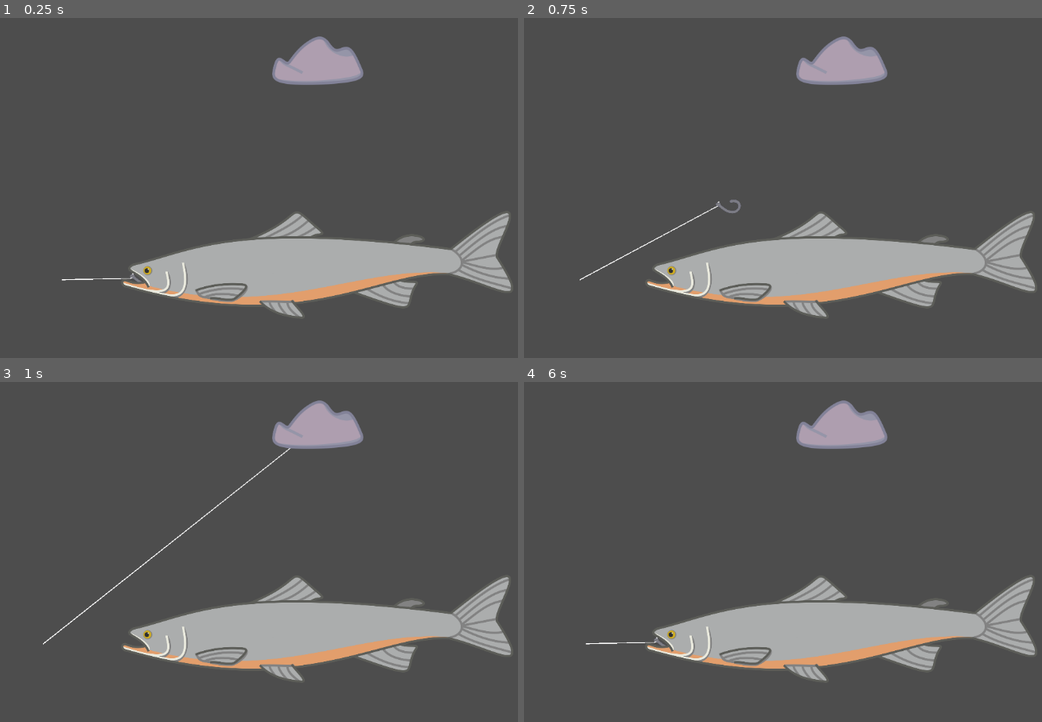
Above: before the commit, frames 1-4 (two rows, left to right).
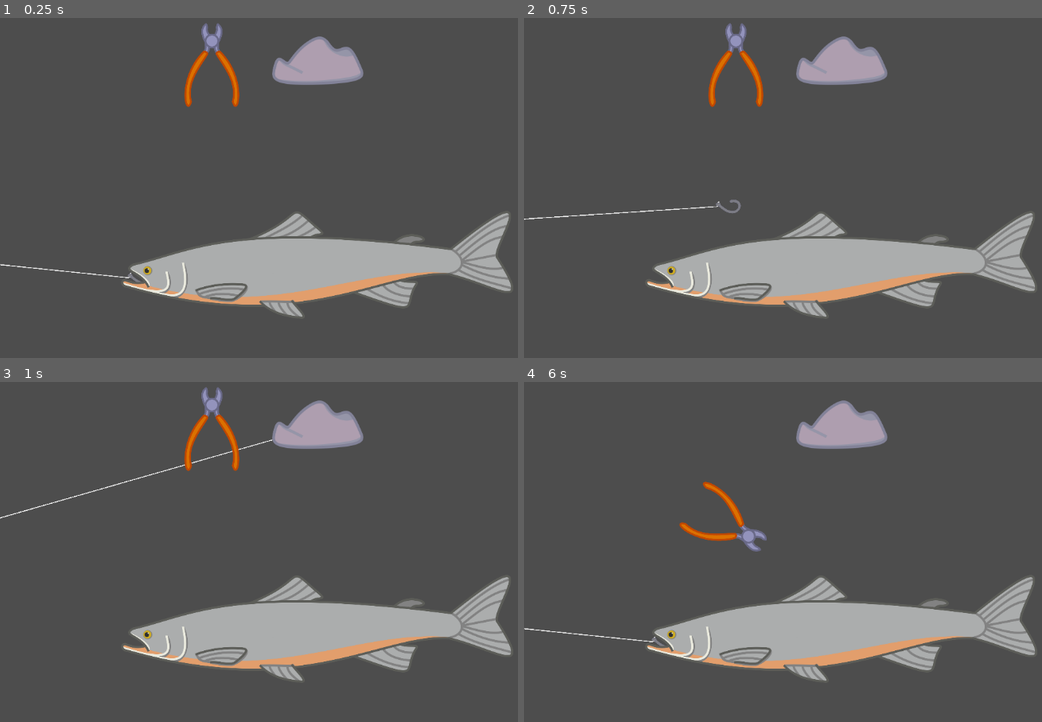
Above: after the commit, the same moments.

Repository: WyattMacKay/ethical-fishing
Game: Godot game, scene res://scenes/main/main.tscn
Same seed, same stepped clock (60 frames per second), same inputs: the game is played once before the commit and once after it.
Inputs (mouse positions are in pixels of both pictures, inside the frame that each line leads up to):
- Up to frame 1 (0.25 s): no input
- Up to frame 2 (0.75 s): tap Enter at 0.5 s; drag from (653, 276) to (839, 62) at 0.52 s
- Up to frame 3 (1 s): no input
- Up to frame 4 (6 s): drag from (839, 426) to (653, 640) at 1.27 s; move the mouse to (907, 467) at 2.02 s; press the mouse at (907, 467) at 2.03 s; right-click (907, 467) at 2.3 s; release the mouse at (907, 467) at 2.75 s; tap Space at 2.75, 4.25, 5.75 s; drag from (808, 616) to (684, 640) at 2.77 s; tap Enter at 3.5, 5 s; move the mouse to (1031, 599) at 3.52 s; press the mouse at (1031, 599) at 3.53 s; right-click (1031, 599) at 3.8 s; release the mouse at (1031, 599) at 4.25 s; drag from (653, 490) to (839, 426) at 4.27 s; move the mouse to (876, 545) at 5.02 s; press the mouse at (876, 545) at 5.03 s; right-click (876, 545) at 5.3 s; release the mouse at (876, 545) at 5.75 s; drag from (746, 456) to (653, 640) at 5.77 s

The runs differ from the first frame. In frame 1, 0.9% of the frame differs, in the area x 0-47%, y 1-78%; in frame 2, 1.0%; in frame 3, 1.2%, in the area x 0-57%, y 1-78%; in frame 4, 0.9%.

Commit message:
added tweezers and animation

Diff:
--- a/project.godot
+++ b/project.godot
@@ -30,6 +30,7 @@
 
 [layer_names]
 
+2d_render/layer_3="Hook"
 2d_physics/layer_2="Click"
 
 [physics]
--- a/scenes/hookline/Hookline.tscn
+++ b/scenes/hookline/Hookline.tscn
@@ -14,7 +14,7 @@
 [sub_resource type="CircleShape2D" id="CircleShape2D_rkfyu"]
 radius = 37.93
 
-[node name="Hookline" type="Node2D" unique_id=1092524975 node_paths=PackedStringArray("line")]
+[node name="hookline" type="Node2D" unique_id=1092524975 node_paths=PackedStringArray("line")]
 scale = Vector2(0.5, 0.5)
 script = ExtResource("1_vo6fg")
 line = NodePath("Line")
@@ -22,7 +22,7 @@
 [node name="Line" type="Line2D" parent="." unique_id=2003251680]
 position = Vector2(126.70056, 23)
 scale = Vector2(1.1016042, 1)
-points = PackedVector2Array(-805.8107, 18, -125.89323, 3, -110.46119, -7, -103.19905, -48, -112.27672, -42, -100.47575, -40)
+points = PackedVector2Array(-4091.0344, -443, -125.89323, 3, -110.46119, -7, -103.19905, -48, -112.27672, -42, -100.47575, -40)
 gradient = SubResource("Gradient_bcjdn")
 joint_mode = 2
 begin_cap_mode = 2
@@ -45,6 +45,8 @@
 
 [node name="Clickbox" type="Area2D" parent="." unique_id=269094191]
 position = Vector2(96.01605, 23)
+collision_layer = 4
+collision_mask = 4
 
 [node name="CollisionShape2D" type="CollisionShape2D" parent="Clickbox" unique_id=1991106633]
 position = Vector2(-96, -23)
--- a/scenes/items/draggable.gd
+++ b/scenes/items/draggable.gd
@@ -1,6 +1,8 @@
 @abstract
 class_name Draggable2D
 extends Node2D
+
+@export var pickup_rotation := 0.0
 
 var click_started_here: bool = false
 var start_pos: Vector2
@@ -15,6 +17,7 @@
 func let_go() -> void:
 	click_started_here = false
 	position = start_pos
+	rotation_degrees = 0
 	released.emit()
 
 func finished_use() -> void:
@@ -29,16 +32,16 @@
 
 func _physics_process(_delta) -> void:
 	if(click_started_here):
-		if(Input.is_action_just_released("mouse_click")):
+		if(Input.is_action_pressed("mouse_click")):
+			move_to_mouse()
+		elif(Input.is_action_just_released("mouse_click")):
 			let_go()
-
-		elif(Input.is_action_pressed("mouse_click")):
-			move_to_mouse()
 
 func _on_click_box_input_event(_viewport: Node, event: InputEvent, _shape_idx: int) -> void:
 	if(event is InputEventMouseButton):
 		if(Input.is_action_just_pressed("mouse_click")):
 			click_started_here = true
+			rotation_degrees = pickup_rotation
 			picked_up.emit()
 		elif(Input.is_action_just_pressed("use_item") and click_started_here):
 			use()
--- a/scenes/items/rock/rock.gd
+++ b/scenes/items/rock/rock.gd
@@ -8,6 +8,8 @@
 @export var shadow : Sprite2D
 @export var mover : Node2D
 @export var hitbox : CollisionShape2D
+
+var queue_release := false
 
 func _ready() -> void:
 	super._ready()
@@ -20,6 +22,7 @@
 	if(!ready_to_use):
 		return
 	ready_to_use = false
+	queue_release = false
 	var target_pos := shadow.position
 	var target_color := shadow.self_modulate
 	target_color.a = 1
@@ -39,9 +42,16 @@
 	tween.tween_property(shadow, "self_modulate", Color(0, 0, 0, shadow_opacity), use_speed)
 	tween.finished.connect(finished_use)
 
+func finished_use() -> void:
+	if(queue_release):
+		let_go()
+	super.finished_use()
+
 func _physics_process(delta) -> void:
 	if(ready_to_use):
 		super._physics_process(delta)
+	elif(Input.is_action_just_released("mouse_click")):
+		queue_release = true
 
 func _on_picked_up() -> void:
 	shadow.visible = true
--- /dev/null
+++ b/scenes/items/squeezable/pliers/pliers.tscn
@@ -0,0 +1,51 @@
+[gd_scene format=3 uid="uid://bsrtyniwgkmyb"]
+
+[ext_resource type="Script" uid="uid://di8muxmvkstju" path="res://scenes/items/squeezable/squeezable.gd" id="1_jx2oa"]
+[ext_resource type="Texture2D" uid="uid://cx3sn2ycicjcl" path="res://scenes/items/squeezable/pliers/pliers.png" id="2_fnlm3"]
+
+[sub_resource type="RectangleShape2D" id="RectangleShape2D_fnlm3"]
+size = Vector2(457.33557, 273)
+
+[sub_resource type="CircleShape2D" id="CircleShape2D_fnlm3"]
+radius = 47.24
+
+[node name="Pliers" type="Node2D" unique_id=1934009652 node_paths=PackedStringArray("left", "right")]
+script = ExtResource("1_jx2oa")
+left = NodePath("Left")
+right = NodePath("Right")
+pickup_rotation = 120.0
+
+[node name="Right" type="Sprite2D" parent="." unique_id=745096725]
+position = Vector2(-0.34574902, -207.66449)
+rotation = -0.2617994
+texture = ExtResource("2_fnlm3")
+offset = Vector2(27, 151)
+
+[node name="Left" type="Sprite2D" parent="." unique_id=402097805]
+position = Vector2(-0.34574902, -207.66449)
+rotation = 0.2617994
+texture = ExtResource("2_fnlm3")
+offset = Vector2(-26, 151)
+flip_h = true
+
+[node name="Clickable" type="Area2D" parent="." unique_id=1241087773]
+position = Vector2(-0.34571838, -207.66444)
+rotation = -1.5707964
+collision_layer = 2
+collision_mask = 2
+
+[node name="CollisionShape2D" type="CollisionShape2D" parent="Clickable" unique_id=780192628]
+position = Vector2(-131.33221, 0.49999088)
+shape = SubResource("RectangleShape2D_fnlm3")
+
+[node name="Interactor" type="Area2D" parent="." unique_id=820190603]
+collision_layer = 4
+collision_mask = 4
+
+[node name="CollisionShape2D" type="CollisionShape2D" parent="Interactor" unique_id=249331748]
+position = Vector2(0, -257)
+shape = SubResource("CircleShape2D_fnlm3")
+
+[connection signal="released" from="." to="." method="_on_released"]
+[connection signal="input_event" from="Clickable" to="." method="_on_click_box_input_event"]
+[connection signal="input_event" from="Clickable" to="." method="_on_clickable_input_event"]
--- /dev/null
+++ b/scenes/items/squeezable/squeezable.gd
@@ -0,0 +1,38 @@
+class_name Squeezable2D
+extends Draggable2D
+
+@export var use_speed := 0.2
+@export_group("Handles")
+@export var left : Sprite2D
+@export var right : Sprite2D
+@export var rest_rot := 15.0
+
+var tween : Tween
+
+# Called when the node enters the scene tree for the first time.
+func _ready() -> void:
+	super._ready()
+
+func use():
+	if tween : tween.kill()
+	tween = create_tween()
+	tween.set_parallel()
+	tween.set_ease(Tween.EASE_OUT)
+	tween.tween_property(left, "rotation_degrees", 0, use_speed).set_trans(Tween.TRANS_SINE)
+	tween.tween_property(right, "rotation_degrees", 0, use_speed).set_trans(Tween.TRANS_SINE)
+
+func unuse():
+	if tween : tween.kill()
+	tween = create_tween()
+	tween.set_parallel()
+	tween.set_ease(Tween.EASE_OUT)
+	tween.tween_property(left, "rotation_degrees", rest_rot, use_speed).set_trans(Tween.TRANS_SINE)
+	tween.tween_property(right, "rotation_degrees", -rest_rot, use_speed).set_trans(Tween.TRANS_SINE)
+
+func _on_released() -> void:
+	if tween : tween.kill()
+	left.rotation_degrees = rest_rot
+	right.rotation_degrees = -rest_rot
+
+func _on_clickable_input_event(_viewport: Node, _event: InputEvent, _shape_idx: int) -> void:
+	if(Input.is_action_just_released("use_item")): unuse()
--- a/scenes/main/main.tscn
+++ b/scenes/main/main.tscn
@@ -2,7 +2,8 @@
 
 [ext_resource type="PackedScene" uid="uid://cb2v1yvu6mwc1" path="res://scenes/items/rock/rock.tscn" id="1_iuonh"]
 [ext_resource type="PackedScene" uid="uid://vuc7a73ypw48" path="res://scenes/salmon/salmon.tscn" id="2_k2fmo"]
-[ext_resource type="PackedScene" uid="uid://bgk03v0tjnuhl" path="res://scenes/hookline/Hookline.tscn" id="3_k2fmo"]
+[ext_resource type="PackedScene" uid="uid://bgk03v0tjnuhl" path="res://scenes/hookline/hookline.tscn" id="3_k2fmo"]
+[ext_resource type="PackedScene" uid="uid://bsrtyniwgkmyb" path="res://scenes/items/squeezable/pliers/pliers.tscn" id="4_l3cfh"]
 
 [node name="Main" type="Node2D" unique_id=118513321]
 
@@ -11,7 +12,7 @@
 offset = Vector2(0.065, 0)
 
 [node name="Hookline" parent="." unique_id=1092524975 instance=ExtResource("3_k2fmo")]
-position = Vector2(239, 495)
+position = Vector2(235, 493.99997)
 scale = Vector2(0.1656829, 0.1656829)
 
 [node name="Salmon" parent="." unique_id=553638740 instance=ExtResource("2_k2fmo")]
@@ -21,3 +22,8 @@
 [node name="Rock" parent="." unique_id=1287651196 instance=ExtResource("1_iuonh")]
 position = Vector2(576, 105.00003)
 scale = Vector2(0.5, 0.5)
+
+[node name="Pliers" parent="." unique_id=1934009652 instance=ExtResource("4_l3cfh")]
+position = Vector2(384, 137.00002)
+scale = Vector2(0.32656792, 0.32656792)
+use_speed = 0.25
Binary file added: scenes/items/squeezable/pliers/pliers.png
Not shown, added: scenes/items/squeezable/pliers/pliers.png.import
Not shown, added: scenes/items/squeezable/squeezable.gd.uid
Not shown, added: scenes/items/squeezable/pliers/pliers.pdn
Not shown, added: scenes/items/squeezable/pliers/pliers.tscn11432688615.tmp
